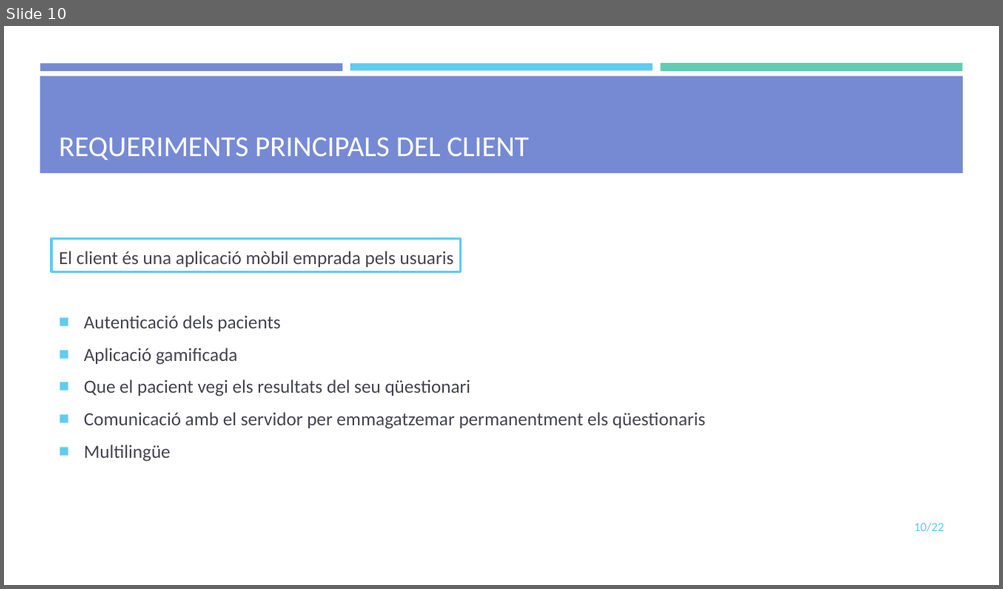
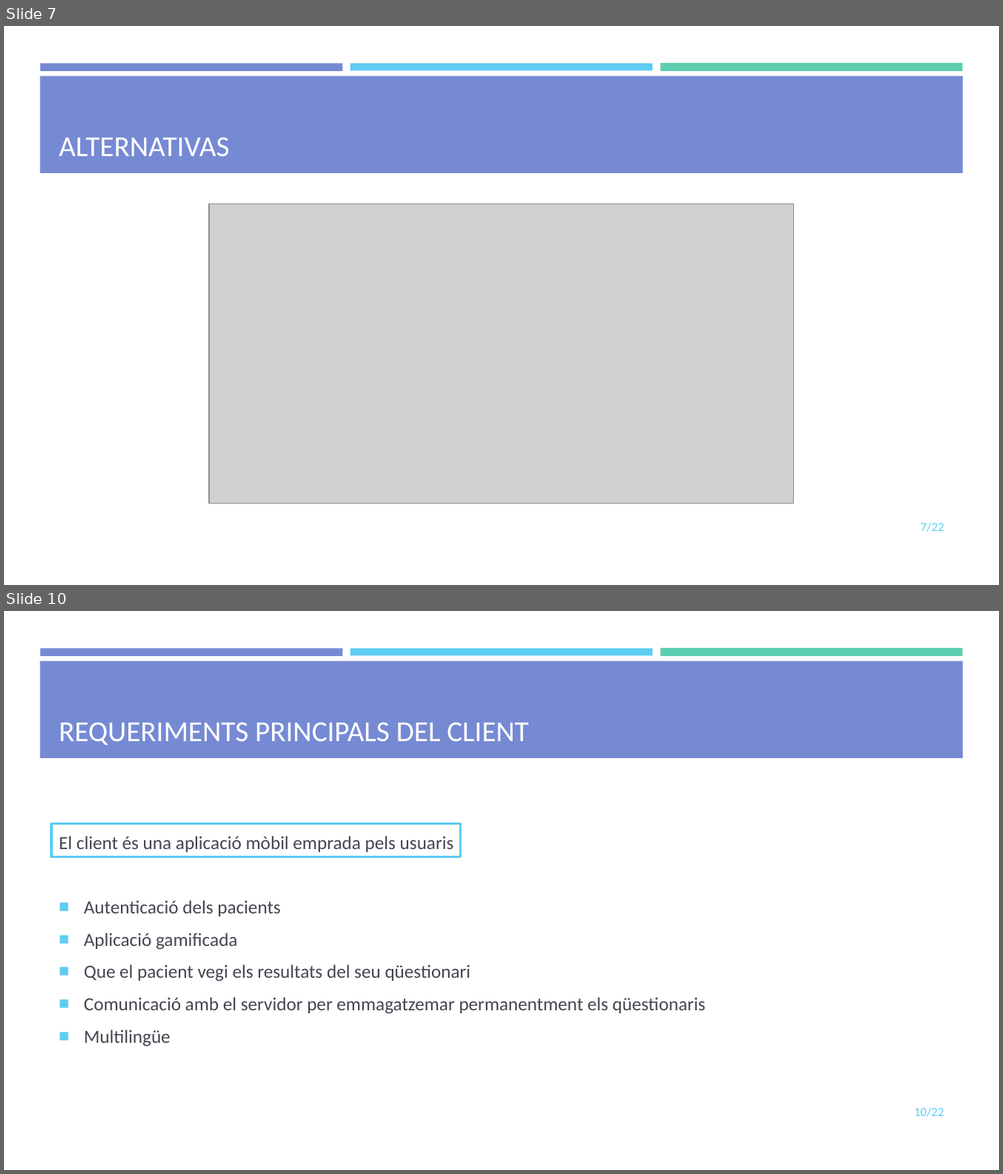
Before and after one commit to mdlunag/tfg, a slide deck: tfg_presentacio.pptx. Shown one above the other, each under a label of ours: slide 10 before the commit, slides 7 and 10 after it; the slides between them are not shown. The pictures are 1003x589 and 1003x1174 pixels, drawn with LibreOffice and Linux fonts; fonts in the diff are those of the drawing; grey boxes stand for pictures; background and template pictures are left out. Boxes give left, top, right and bottom in pixels: in the first picture for what was removed or moved away, otherwise in the second. Text is boxed around its words. In the diff, an @@ line names an element or a change of style, - is before the commit and + after.

```diff
--- a/tfg_presentacio.pptx
+++ b/tfg_presentacio.pptx
@@ slide 7 added at [4, 26, 999, 585], background #FFFFFF; not listed: 4 template elements that a slide beside it also shows @@
@@ title added at [59, 137, 229, 156], 28 pt, text #FFFFFF @@
+ALTERNATIVAS
@@ picture added at [209, 204, 794, 504] @@
@@ page number added at [920, 523, 944, 532], 12 pt, text #5ECCF3 @@
+7/22
```
Also in this commit, not shown: 4 slides changed, 2 other slides added, 3 slides removed, 1 other file.
